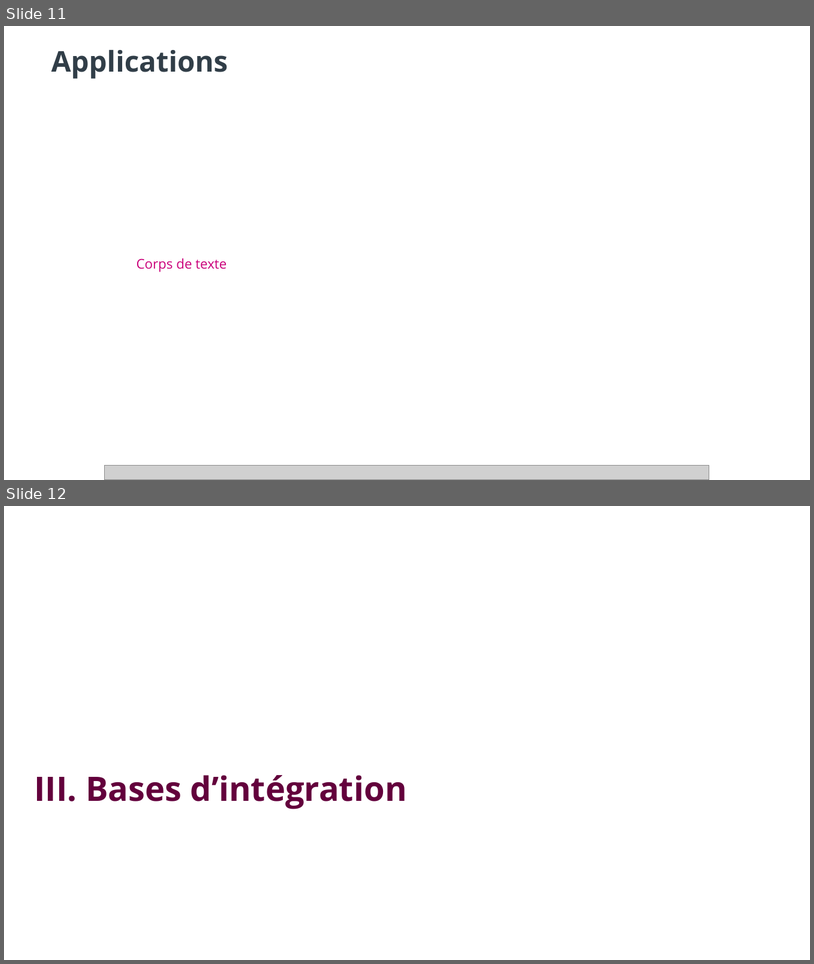
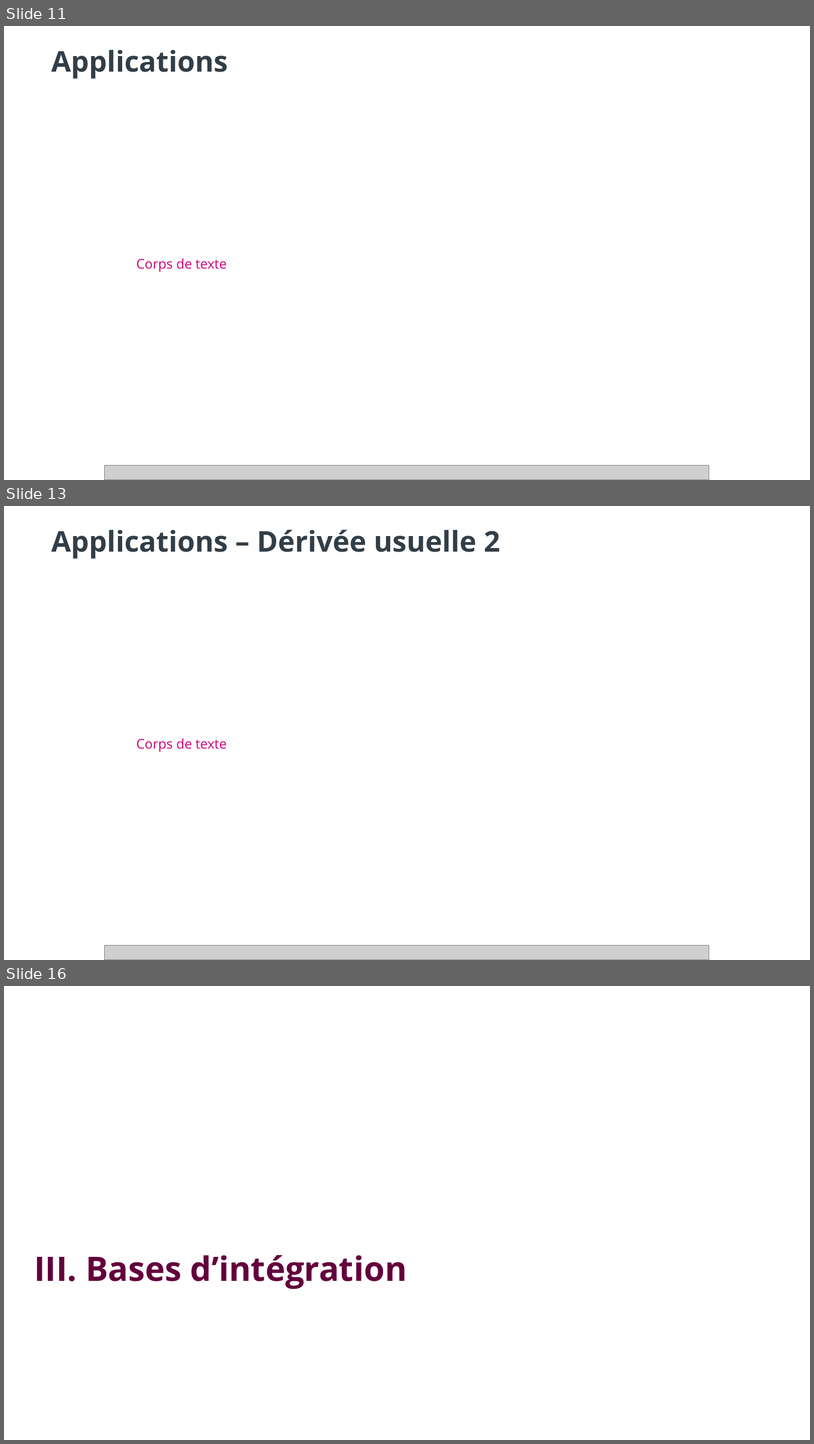
Before and after one commit to Verdel469/Biomeca_L1_2020, a slide deck: Cours_seance_2_2020.pptx. Shown one above the other, each under a label of ours: slides 11 and 12 before the commit, slides 11, 13 and 16 after it; the slides between them are not shown. The pictures are 814x964 and 814x1444 pixels, drawn with LibreOffice and Linux fonts; fonts in the diff are those of the drawing; grey boxes stand for pictures; background and template pictures are left out. Boxes give left, top, right and bottom in pixels: in the first picture for what was removed or moved away, otherwise in the second. Text is boxed around its words. In the diff, an @@ line names an element or a change of style, - is before the commit and + after.

```diff
--- a/Cours_seance_2_2020.pptx
+++ b/Cours_seance_2_2020.pptx
@@ slide 13 added at <box>4,506,810,960</box>, background #FFFFFF @@
@@ title added at <box>51,529,500,559</box>, 34 pt, text #313E48, bold @@
+Applications – Dérivée usuelle 2
@@ text added at <box>137,738,227,752</box>, 16 pt, text #CA007A @@
+Corps de texte
@@ picture added at <box>105,945,710,960</box> @@
@@ what was slide 12 is now slide 16 @@
```
Also in this commit, not shown: 1 slide changed, 3 other slides added, 10 other files.
